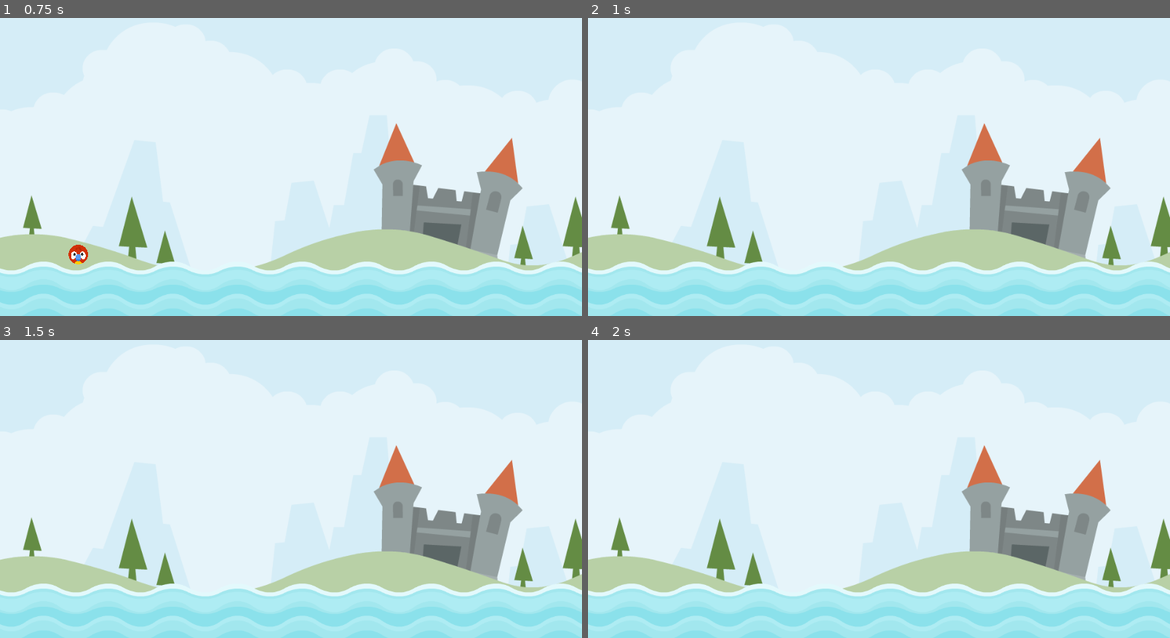
Above: before the commit, frames 1-4 (two rows, left to right).
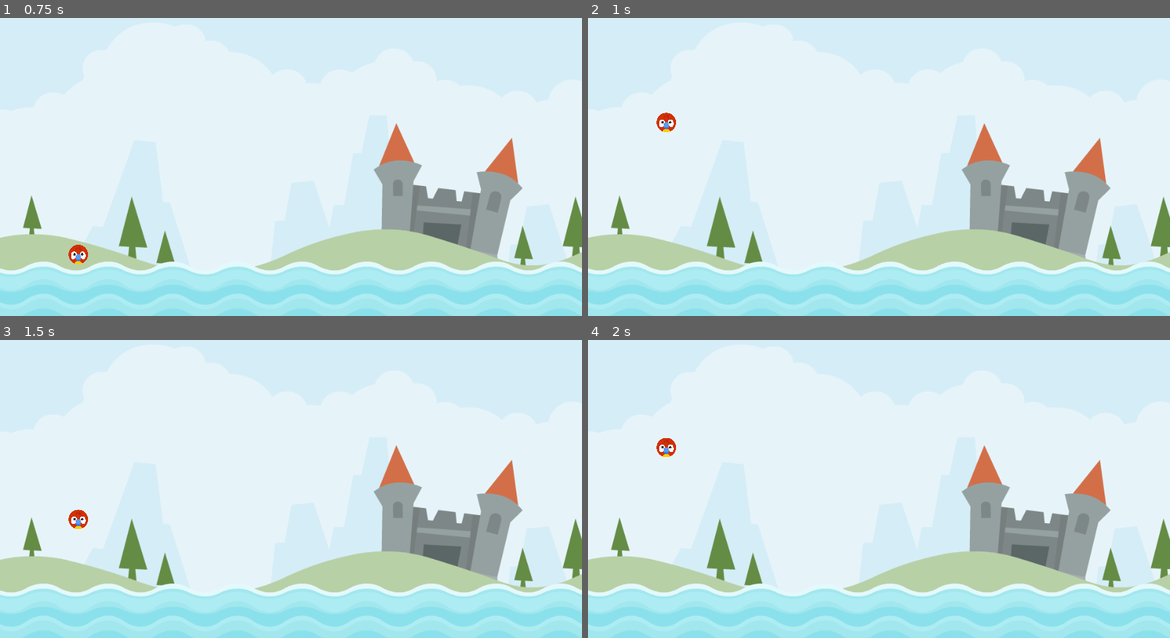
Above: after the commit, the same moments.

Repository: sanchezg7/angry-animals
Game: Godot game, scene res://scenes/level/level.tscn
Two runs of this game, one before a commit and one after it. Both use one fixed random seed, a clock stepped at 60 frames per second and the inputs below.
Inputs (mouse positions are in pixels of both pictures, inside the frame that each line leads up to):
- Up to frame 1 (0.75 s): move the mouse to (419, 137) at 0.52 s; click (419, 137) at 0.67 s
- Up to frame 2 (1 s): no input
- Up to frame 3 (1.5 s): move the mouse to (174, 491) at 1.27 s; click (174, 491) at 1.42 s
- Up to frame 4 (2 s): no input

Frame 1 is identical in both runs. In frame 2, 0.2% of the frame differs, in the area x 11-16%, y 31-39%; in frame 3, 0.2%; in frame 4, 0.2%.

Commit message:
animal manager and adjusting water collision

Diff:
--- a/global/animal_manager.gd
+++ b/global/animal_manager.gd
@@ -1,2 +1,3 @@
+extends Node
 # We can connect to this anywhere
 signal on_animal_died
--- a/project.godot
+++ b/project.godot
@@ -15,6 +15,10 @@
 config/features=PackedStringArray("4.2", "Mobile")
 config/icon="res://icon.svg"
 
+[autoload]
+
+AnimalManager="*res://global/animal_manager.gd"
+
 [display]
 
 window/stretch/mode="canvas_items"
--- a/scenes/animal/animal.gd
+++ b/scenes/animal/animal.gd
@@ -15,4 +15,5 @@
 
 
 func _on_visible_on_screen_notifier_2d_screen_exited():
+	AnimalManager.on_animal_died.emit()
 	die()
--- a/scenes/level/level.gd
+++ b/scenes/level/level.gd
@@ -6,6 +6,7 @@
 # Called when the node enters the scene tree for the first time.
 func _ready():
 	add_animal()
+	AnimalManager.on_animal_died.connect(add_animal)
 	pass # Replace with function body.
 
 
--- a/scenes/water/water.tscn
+++ b/scenes/water/water.tscn
@@ -18,7 +18,7 @@
 region_rect = Rect2(0, 0, 1200, 128)
 
 [node name="CollisionShape2D" type="CollisionShape2D" parent="."]
-position = Vector2(599, 78)
+position = Vector2(602, 38)
 shape = SubResource("RectangleShape2D_rx24n")
 
 [node name="Splash" type="AudioStreamPlayer2D" parent="."]
